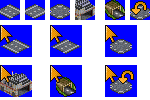
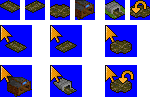
Two versions of the same layered image (w=150, h=100). Layer-by-layer changes:
showed "DIRT", painted on it over (0, 0, 150, 97)
hid "HWAY" over (0, 0, 150, 97)
